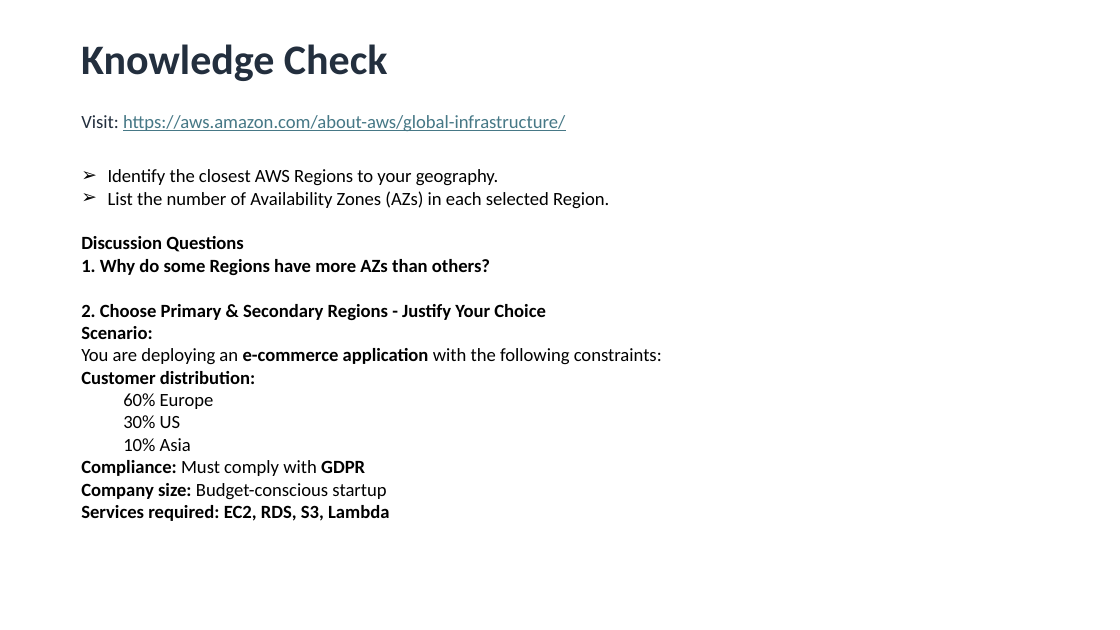
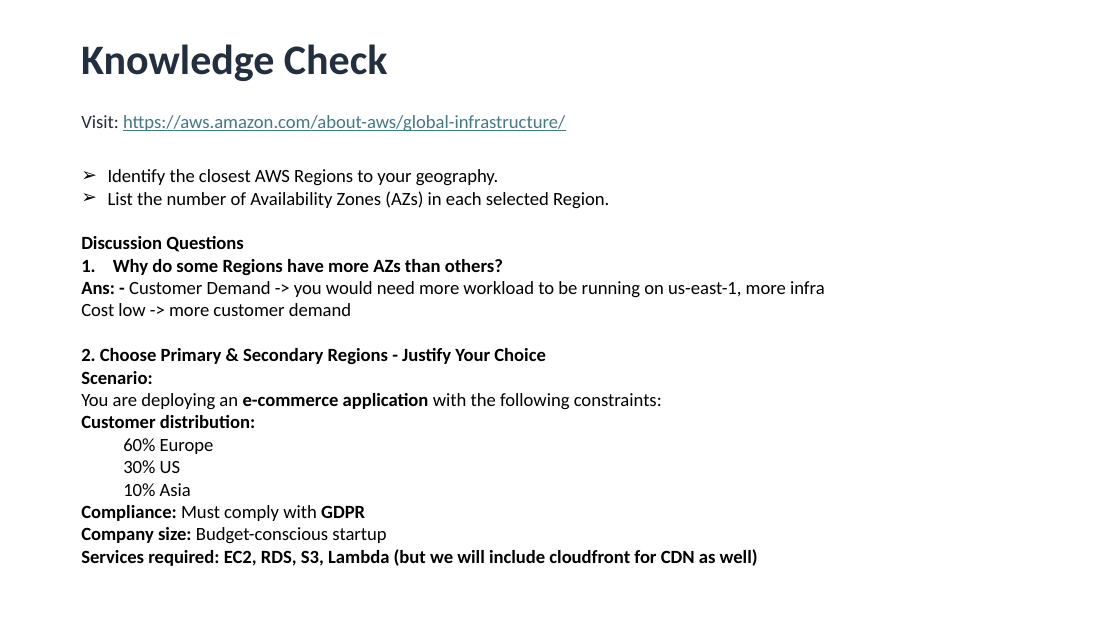
Before and after one commit to aishp411/PPMCAD12, a slide deck: slide 6 of AWS/AWS_Core_Architecture&Security.pptx. Drawn at 1120x630 pixels with LibreOffice and Linux fonts; fonts in the diff are those of the drawing. Boxes give left, top, right and bottom in pixels: in the first picture for what was removed or moved away, otherwise in the second. Text is boxed around its words. In the diff, an @@ line names an element or a change of style, - is before the commit and + after.

```diff
--- a/AWS/AWS_Core_Architecture&Security.pptx
+++ b/AWS/AWS_Core_Architecture&Security.pptx
@@ text at (81, 259, 825, 316): text changed; bold off @@
-1. Why do some Regions have more AZs than others?
+1. Why do some Regions have more AZs than others?
+Ans: - Customer Demand -> you would need more workload to be running on us-east-1, more infra
+Cost low -> more customer demand
@@ text at (81, 549, 758, 566): text changed @@
-Services required: EC2, RDS, S3, Lambda
+Services required: EC2, RDS, S3, Lambda (but we will include cloudfront for CDN as well)
```
Also in this commit, not shown: 4 other slides changed, 55 other files.
